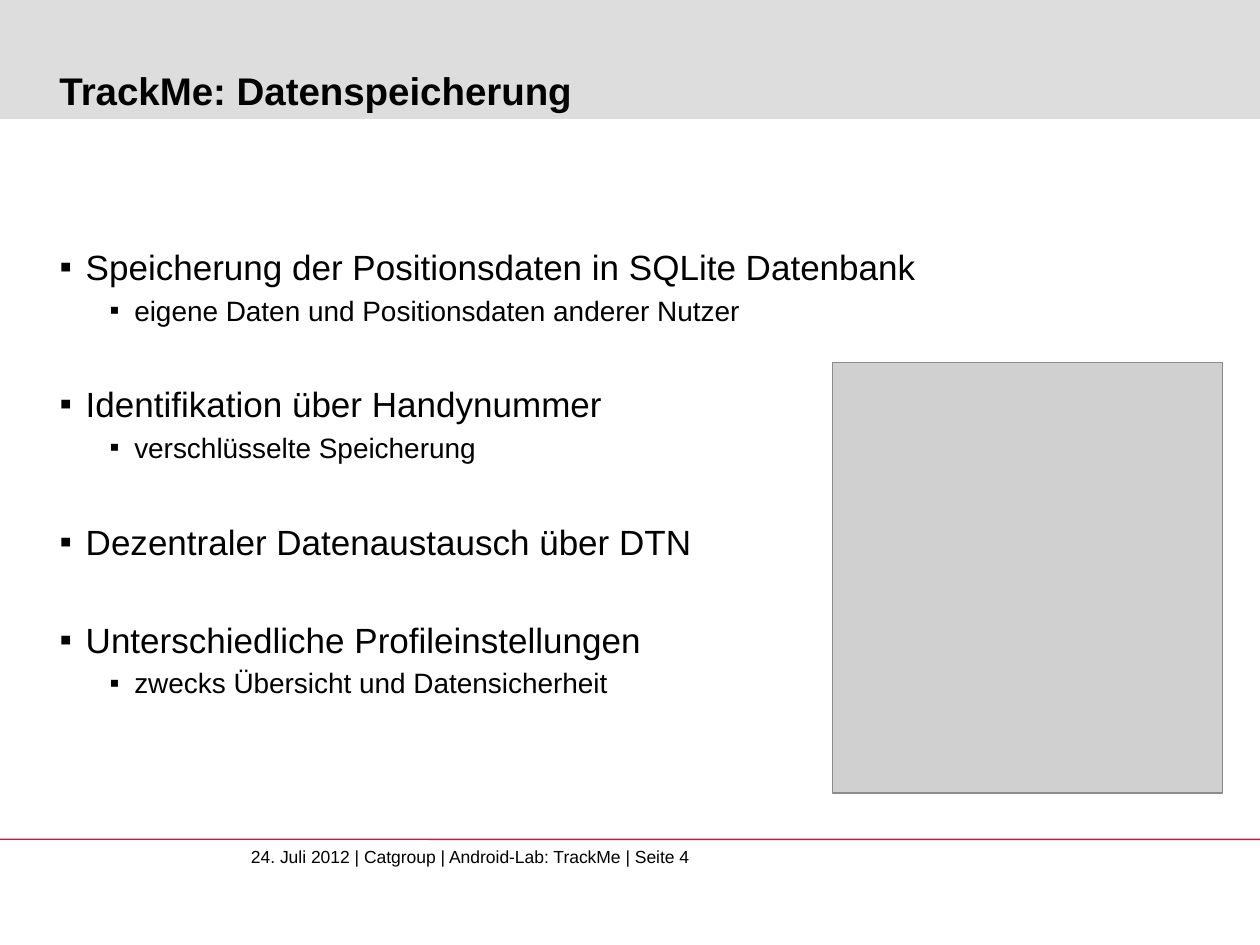
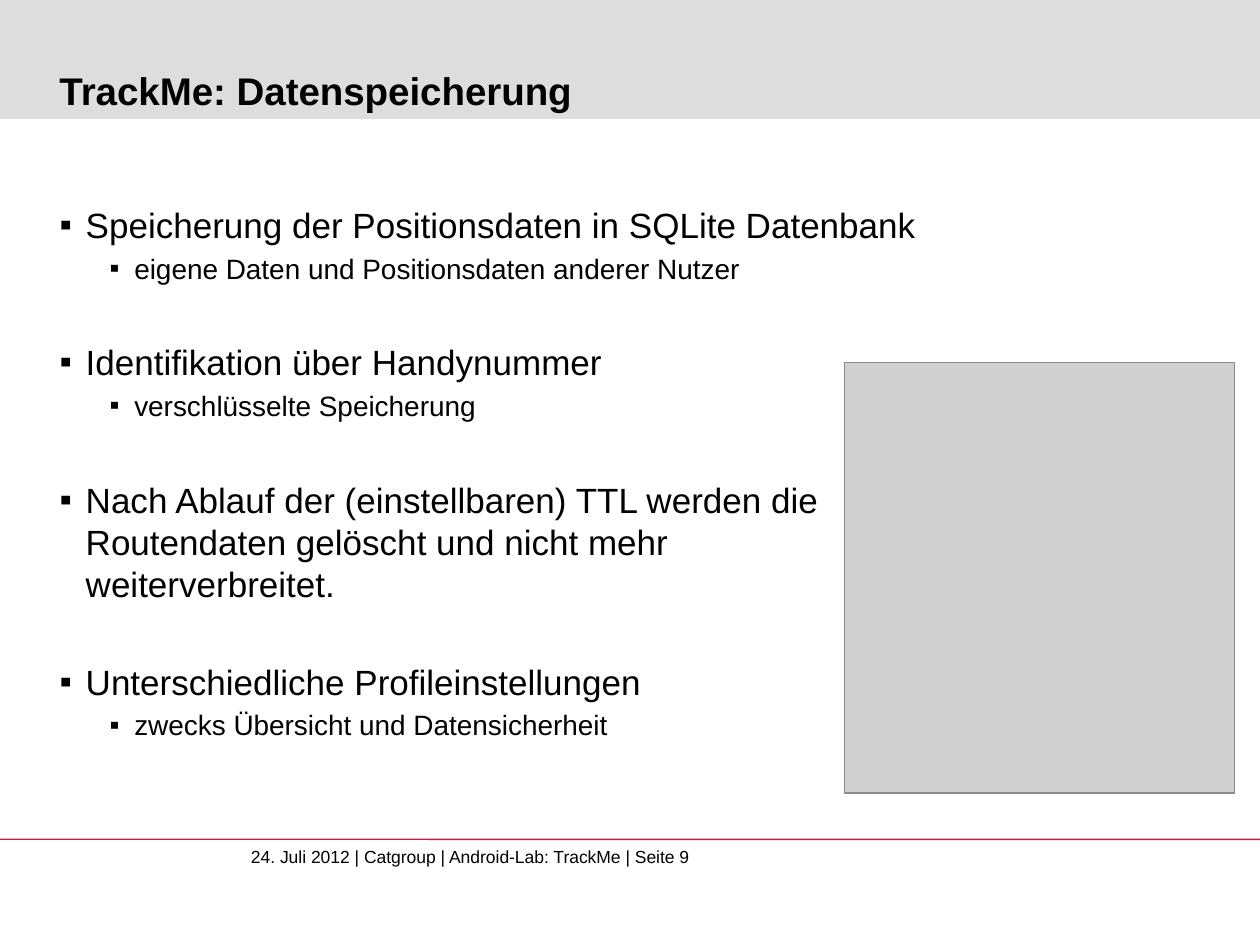
Before and after one commit to Susshi/TrackMe, a slide deck: slide 9 of doc/Android-Lab-TrackMe-Abschlusspraes.pptx (slide 4 before the commit). Drawn at 1260x945 pixels with LibreOffice and Linux fonts; fonts in the diff are those of the drawing; grey boxes stand for pictures; background and template pictures are left out. Boxes give left, top, right and bottom in pixels: in the first picture for what was removed or moved away, otherwise in the second. Text is boxed around its words. In the diff, an @@ line names an element or a change of style, - is before the commit and + after.

```diff
--- a/doc/Android-Lab-TrackMe-Abschlusspraes.pptx
+++ b/doc/Android-Lab-TrackMe-Abschlusspraes.pptx
@@ picture: place and size @@
-picture at <box>832,363,1222,794</box>
+picture at <box>844,363,1235,794</box>
@@ text at <box>86,487,818,598</box>: text changed @@
-  ▪ Dezentraler Datenaustausch über DTN
+  ▪ Nach Ablauf der (einstellbaren) TTL werden die Routendaten gelöscht und nicht mehr weiterverbreitet.
@@ text at <box>251,850,689,867</box>: text changed @@
-24. Juli 2012 | Catgroup | Android-Lab: TrackMe | Seite 4
+24. Juli 2012 | Catgroup | Android-Lab: TrackMe | Seite 9
```
Also in this commit, not shown: 1 other slide changed, 1 slide added.
